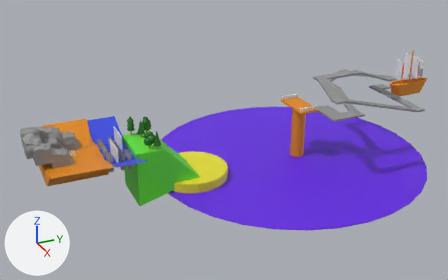
A saved change to the glTF model homeisland.glb.
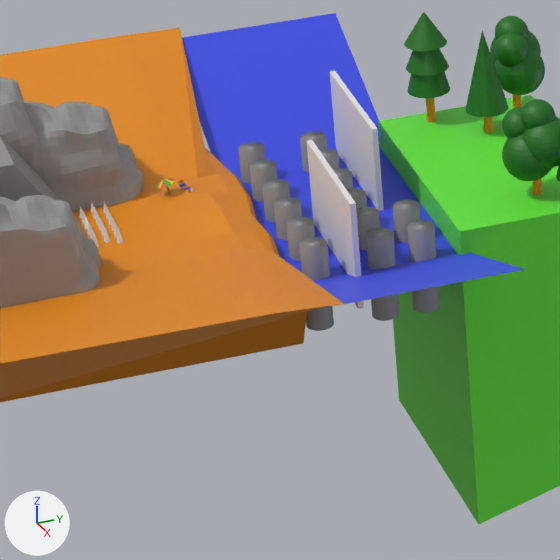
Old and new are each drawn whole from a 50 mm camera at (71.9, -8.7, 32.7) aimed at (-0.6, 23.9, -3.6) and again close up on the part from 12% to 34% of the width and 41% to 76% of the height. Every picture has the same lights, and +X, +Y and +Z are marked at lower left. Where no turn or scale is listed for an object, it has been applied to the vertices.
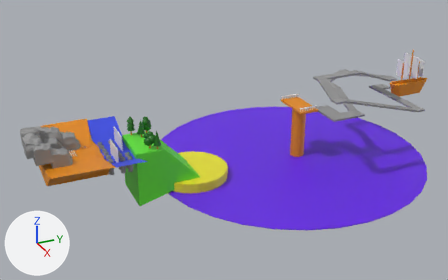
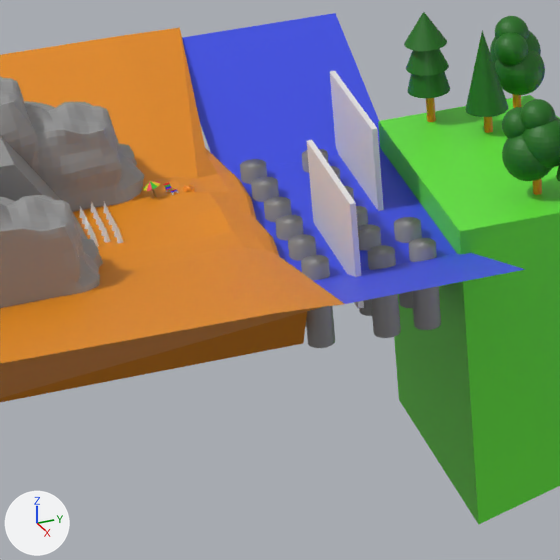
Commit message: homeisland: start remaking river stones

What differs and where, as boxes (x1, y1, x2, y2) in the close-ups (560 x 560 px):
'Cylinder.009', moved
    before: (366, 228, 399, 321)
    after: (367, 245, 401, 338)
'Cylinder.013', moved
    before: (407, 220, 440, 313)
    after: (408, 238, 441, 330)
'Cylinder', moved
    before: (299, 237, 334, 331)
    after: (301, 255, 335, 348)
'Cylinder.012', moved
    before: (393, 200, 421, 243)
    after: (394, 217, 422, 308)
'Cylinder.001', moved
    before: (286, 217, 315, 261)
    after: (288, 234, 316, 327)
'Cylinder.002', moved
    before: (274, 197, 302, 241)
    after: (275, 215, 304, 241)
'Cylinder.010', moved
    before: (356, 207, 380, 251)
    after: (358, 224, 381, 316)
'Cylinder.004', moved
    before: (250, 160, 277, 202)
    after: (251, 177, 279, 202)
'Cylinder.003', moved
    before: (262, 179, 290, 222)
    after: (264, 197, 292, 222)
'Cylinder.005', moved
    before: (238, 142, 266, 184)
    after: (240, 159, 267, 184)
'Cylinder.006', moved
    before: (300, 132, 327, 173)
    after: (302, 149, 328, 173)
'Cylinder.011', moved
    before: (346, 188, 367, 209)
    after: (356, 206, 368, 226)
'Cylinder.008', moved
    before: (333, 168, 353, 189)
    after: (344, 186, 354, 200)
'Cylinder.007', moved
    before: (320, 149, 339, 169)
    after: (331, 166, 340, 179)
'Cone.023', moved
    before: (157, 179, 174, 194)
    after: (143, 181, 161, 197)
'Cube.026', moved
    before: (178, 180, 193, 193)
    after: (163, 182, 178, 195)
'Cube.027', added
    after: (183, 184, 195, 192)

Patch to the scene script:
```diff
--- a/homeisland.glb.py
+++ b/homeisland.glb.py
@@ mat_sand @@
+mat_sand = principled_material('sand')
+mat_sand.base_color = (1.0, 0.352, 0.0242)  # orange #ffa02b
@@ me_cube_027 @@
+me_cube_027.from_pydata(...)  # 282 vertices, 532 faces; spans x -2.48..2.5, y -2.5..2.49, z -1.02..1.91
+me_cube_027.materials.append(mat_sand)  # orange #ffa02b
@@ ob_cube_026 @@
 ob_cube_026 = bpy.data.objects.new('Cube.026', me_cube_026)
-ob_cube_026.location = (-1.14, 4.88, -1.13)
+ob_cube_026.location = (-1.14, 4.56, -1.13)
@@ ob_cone_023 @@
 ob_cone_023 = bpy.data.objects.new('Cone.023', me_cone_023)
-ob_cone_023.location = (-0.99, 4.48, -0.79)
+ob_cone_023.location = (-0.99, 4.16, -0.79)
@@ ob_cylinder @@
 ob_cylinder = bpy.data.objects.new('Cylinder', me_cylinder)
-ob_cylinder.location = (2.92, 6.87, -2.2)
+ob_cylinder.location = (2.92, 6.87, -2.63)
@@ ob_cylinder_001 @@
 ob_cylinder_001 = bpy.data.objects.new('Cylinder.001', me_cylinder_001)
-ob_cylinder_001.location = (1.79, 6.87, -2.2)
+ob_cylinder_001.location = (1.79, 6.87, -2.63)
@@ ob_cylinder_002 @@
 ob_cylinder_002 = bpy.data.objects.new('Cylinder.002', me_cylinder_002)
-ob_cylinder_002.location = (0.67, 6.87, -2.2)
+ob_cylinder_002.location = (0.67, 6.87, -2.63)
@@ ob_cylinder_003 @@
 ob_cylinder_003 = bpy.data.objects.new('Cylinder.003', me_cylinder_003)
-ob_cylinder_003.location = (-0.37, 6.87, -2.2)
+ob_cylinder_003.location = (-0.37, 6.87, -2.63)
@@ ob_cylinder_004 @@
 ob_cylinder_004 = bpy.data.objects.new('Cylinder.004', me_cylinder_004)
-ob_cylinder_004.location = (-1.54, 6.87, -2.2)
+ob_cylinder_004.location = (-1.54, 6.87, -2.63)
@@ ob_cylinder_005 @@
 ob_cylinder_005 = bpy.data.objects.new('Cylinder.005', me_cylinder_005)
-ob_cylinder_005.location = (-2.61, 6.87, -2.2)
+ob_cylinder_005.location = (-2.61, 6.87, -2.63)
@@ ob_cylinder_006 @@
 ob_cylinder_006 = bpy.data.objects.new('Cylinder.006', me_cylinder_006)
-ob_cylinder_006.location = (-2.61, 8.33, -2.2)
+ob_cylinder_006.location = (-2.61, 8.33, -2.63)
@@ ob_cylinder_007 @@
 ob_cylinder_007 = bpy.data.objects.new('Cylinder.007', me_cylinder_007)
-ob_cylinder_007.location = (-1.54, 8.33, -2.2)
+ob_cylinder_007.location = (-1.54, 8.33, -2.63)
@@ ob_cylinder_008 @@
 ob_cylinder_008 = bpy.data.objects.new('Cylinder.008', me_cylinder_008)
-ob_cylinder_008.location = (-0.37, 8.33, -2.2)
+ob_cylinder_008.location = (-0.37, 8.33, -2.63)
@@ ob_cylinder_009 @@
 ob_cylinder_009 = bpy.data.objects.new('Cylinder.009', me_cylinder_009)
-ob_cylinder_009.location = (3.05, 8.33, -2.2)
+ob_cylinder_009.location = (3.05, 8.33, -2.63)
@@ ob_cylinder_010 @@
 ob_cylinder_010 = bpy.data.objects.new('Cylinder.010', me_cylinder_010)
-ob_cylinder_010.location = (1.88, 8.33, -2.2)
+ob_cylinder_010.location = (1.88, 8.33, -2.63)
@@ ob_cylinder_011 @@
 ob_cylinder_011 = bpy.data.objects.new('Cylinder.011', me_cylinder_011)
-ob_cylinder_011.location = (0.81, 8.33, -2.2)
+ob_cylinder_011.location = (0.81, 8.33, -2.63)
@@ ob_cylinder_012 @@
 ob_cylinder_012 = bpy.data.objects.new('Cylinder.012', me_cylinder_012)
-ob_cylinder_012.location = (1.88, 9.26, -2.2)
+ob_cylinder_012.location = (1.88, 9.26, -2.63)
@@ ob_cylinder_013 @@
 ob_cylinder_013 = bpy.data.objects.new('Cylinder.013', me_cylinder_013)
-ob_cylinder_013.location = (3.05, 9.26, -2.2)
+ob_cylinder_013.location = (3.05, 9.26, -2.63)
@@ ob_cube_027 @@
+ob_cube_027 = bpy.data.objects.new('Cube.027', me_cube_027)
+ob_cube_027.location = (-1.01, 5.04, -1.21)
+ob_cube_027.rotation_euler = (2.962, -0.18, -0.778)  # degrees (170, -10, -45)
+ob_cube_027.scale = (-0.0643, -0.0546, -0.0548)
```
